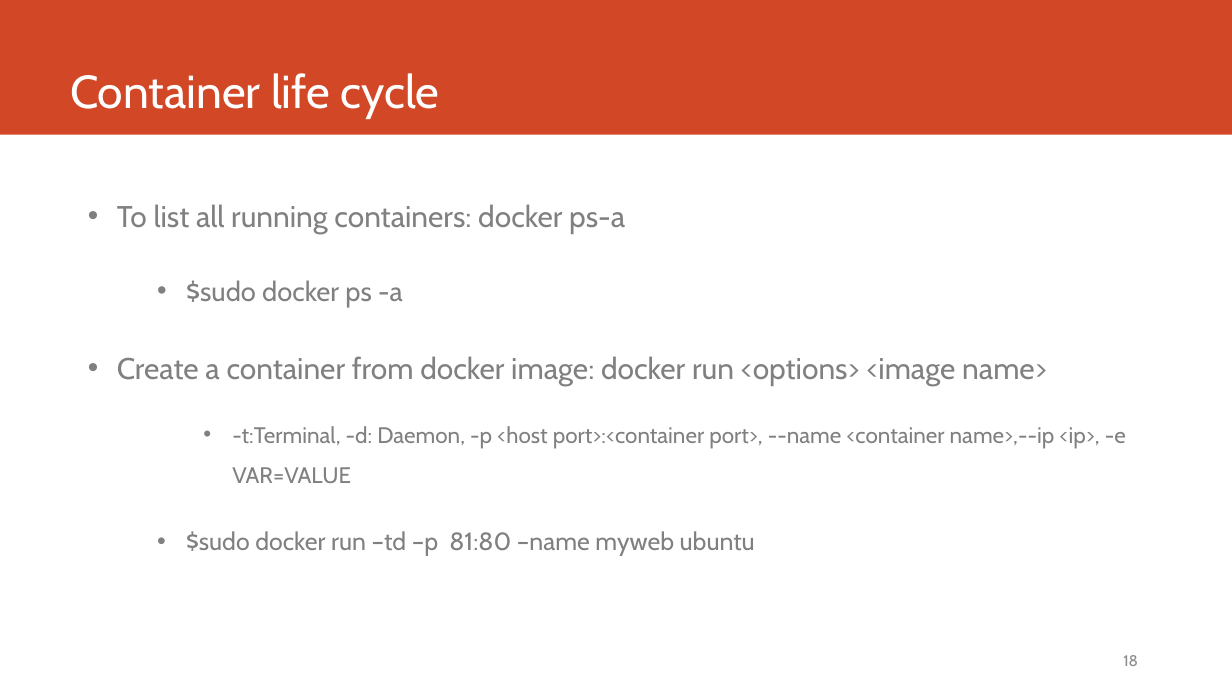
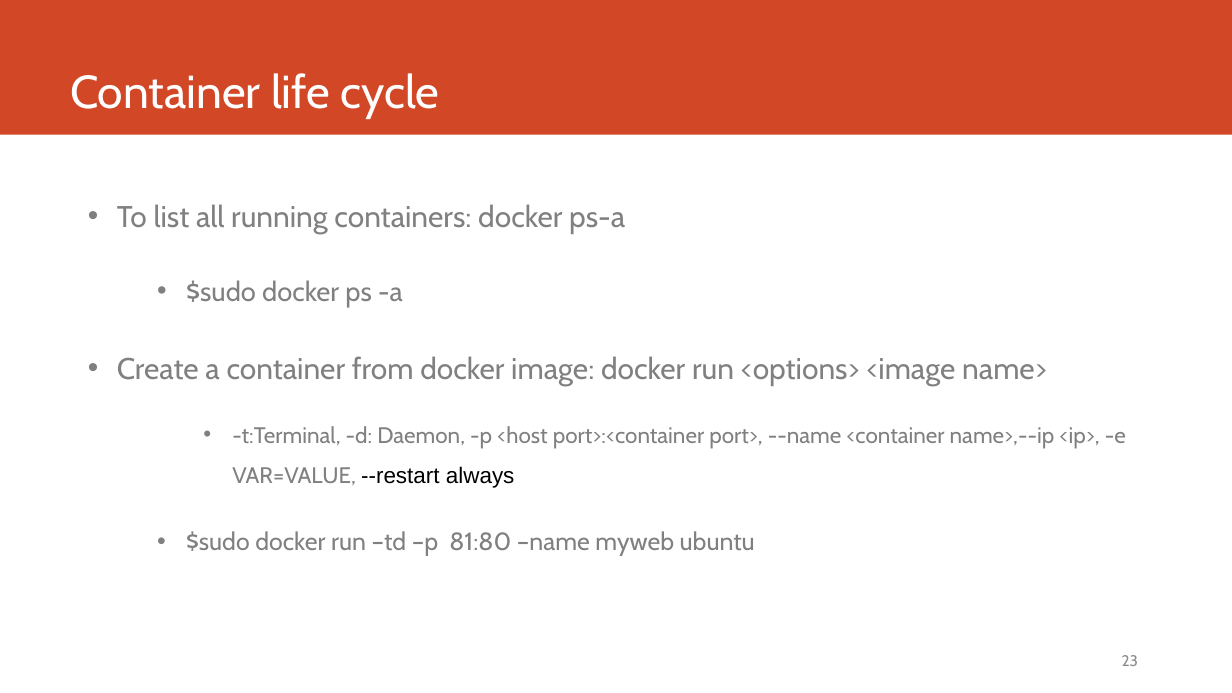
Before and after one commit to compilereg/docker, a slide deck: slide 23 of Docker.pptx (slide 18 before the commit). Drawn at 1232x693 pixels with LibreOffice and Linux fonts; fonts in the diff are those of the drawing. Boxes give left, top, right and bottom in pixels: in the first picture for what was removed or moved away, otherwise in the second. Text is boxed around its words. In the diff, an @@ line names an element or a change of style, - is before the commit and + after.

```diff
--- a/Docker.pptx
+++ b/Docker.pptx
@@ text at bbox=[232, 426, 1126, 488]: text changed @@
-    • -t:Terminal, -d: Daemon, -p <host port>:<container port>, --name <container name>,--ip <ip>, -e VAR=VALUE
+    • -t:Terminal, -d: Daemon, -p <host port>:<container port>, --name <container name>,--ip <ip>, -e VAR=VALUE, --restart always
@@ page number at bbox=[1122, 655, 1138, 666]: text changed @@
-18
+23
```
Also in this commit, not shown: 21 other slides changed, 12 slides added, 1 slide removed.
